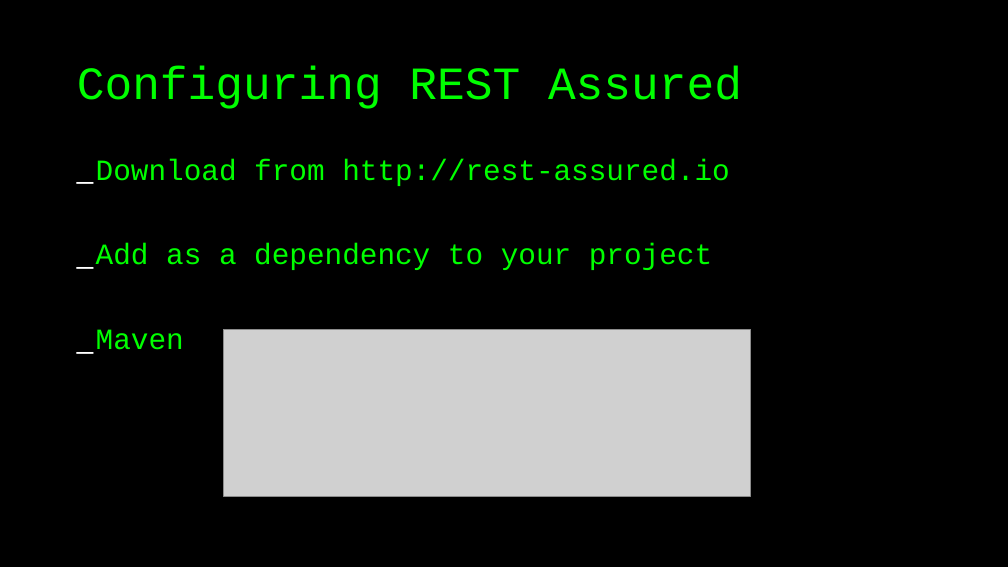
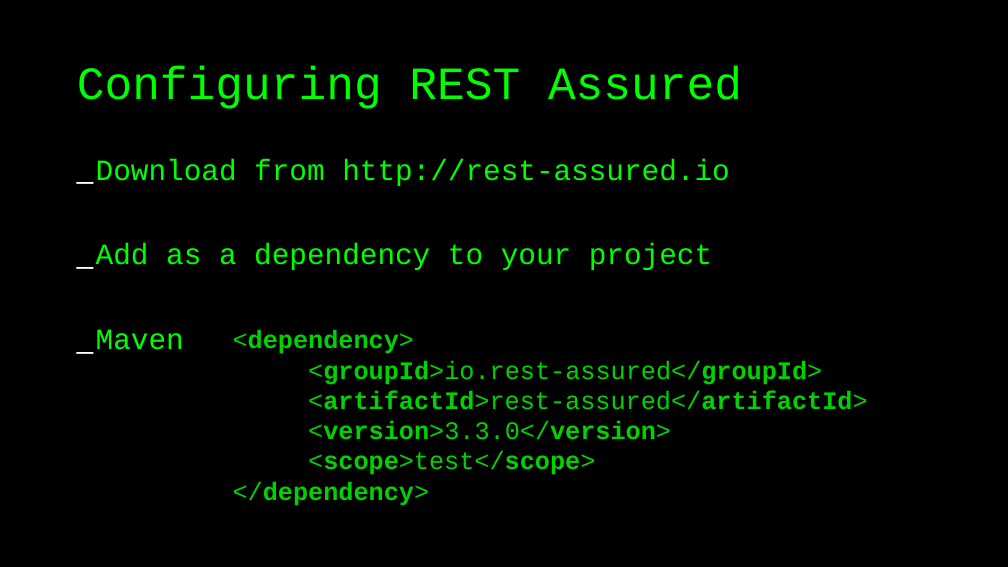
Before and after one commit to basdijkstra/rest-assured-workshop, a slide deck: slide 10 of RestAssuredWorkshop.odp. Drawn at 1008x567 pixels with LibreOffice and Linux fonts; fonts in the diff are those of the drawing; grey boxes stand for pictures. Boxes give left, top, right and bottom in pixels: in the first picture for what was removed or moved away, otherwise in the second. Text is boxed around its words. In the diff, an @@ line names an element or a change of style, - is before the commit and + after.

```diff
--- a/RestAssuredWorkshop.odp
+++ b/RestAssuredWorkshop.odp
@@ picture removed at box(223, 330, 751, 497) @@
@@ text added at box(233, 330, 868, 506), 24 pt, text #00D300, bold @@
+<dependency>
+<groupId>io.rest-assured</groupId>
+<artifactId>rest-assured</artifactId>
+<version>3.3.0</version>
+<scope>test</scope>
+</dependency>
```
Also in this commit, not shown: 17 other slides changed, 3 slides added, 6 slides removed, 8 other files.
